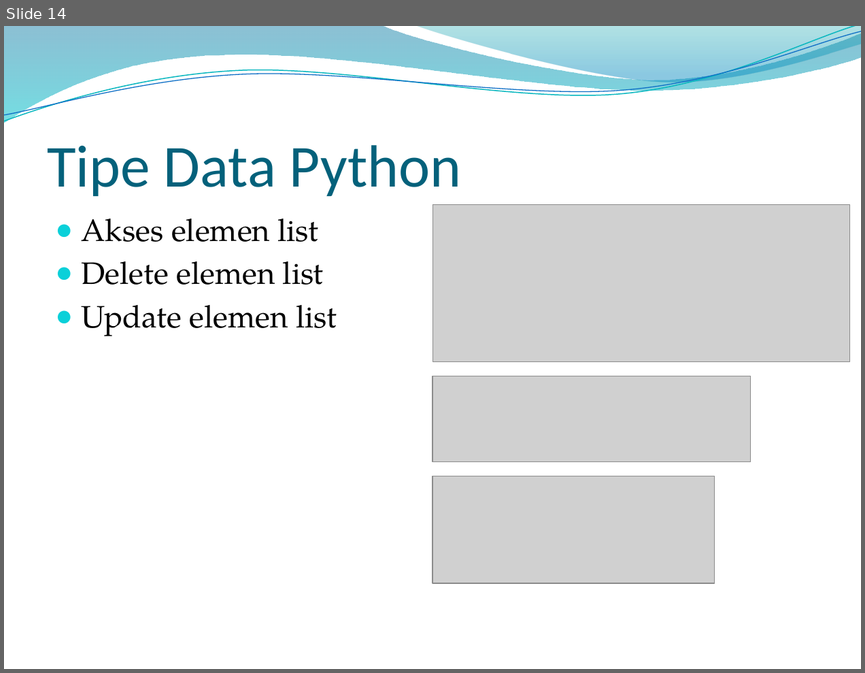
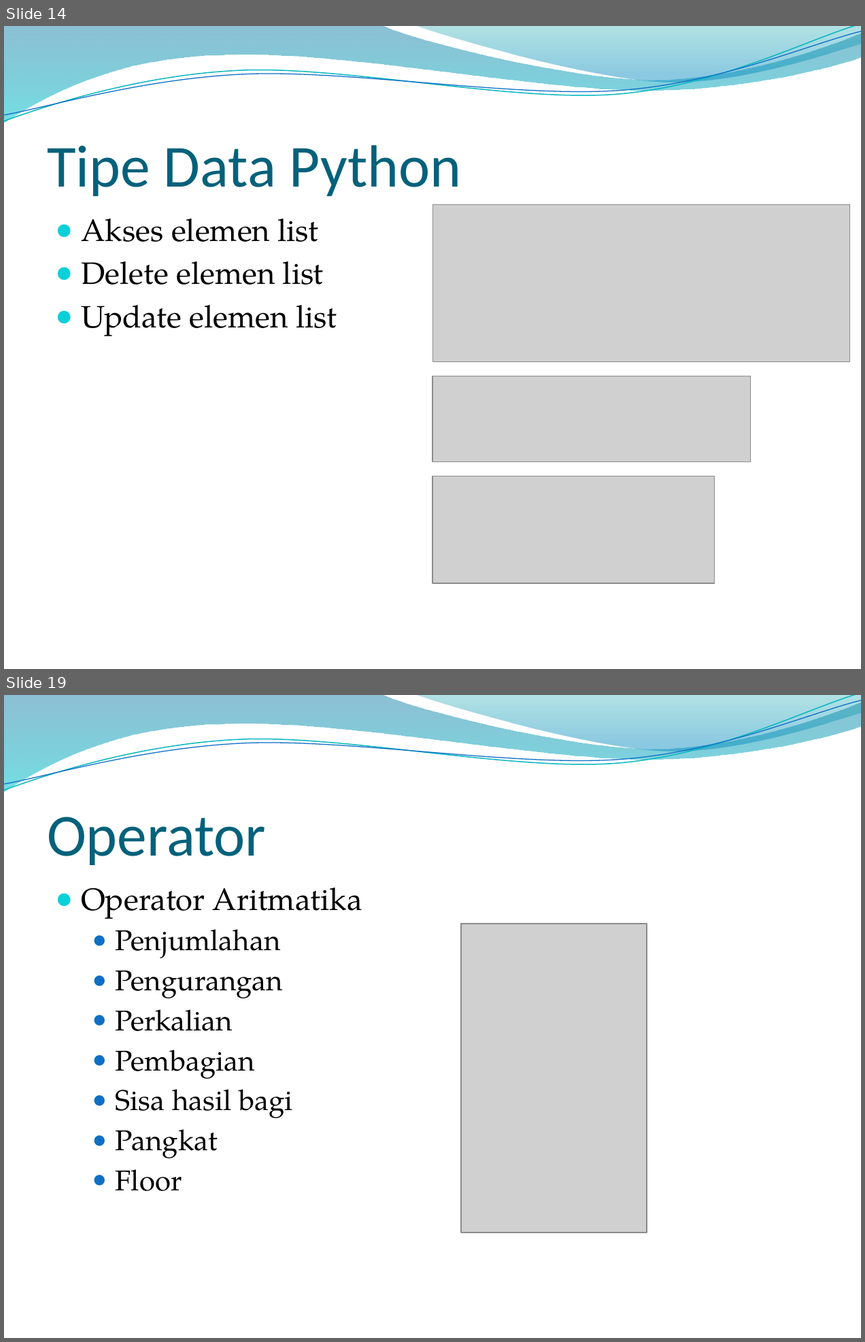
Before and after one commit to dizolette/DeepLearningAlbert, a slide deck: PPT Albertus Dwi S.pptx. Shown one above the other, each under a label of ours: slide 14 before the commit, slides 14 and 19 after it; the slides between them are not shown. The pictures are 865x673 and 865x1342 pixels, drawn with LibreOffice and Linux fonts; fonts in the diff are those of the drawing; grey boxes stand for pictures; background and template pictures are left out. Boxes give left, top, right and bottom in pixels: in the first picture for what was removed or moved away, otherwise in the second. Text is boxed around its words. In the diff, an @@ line names an element or a change of style, - is before the commit and + after.

```diff
--- a/PPT Albertus Dwi S.pptx
+++ b/PPT Albertus Dwi S.pptx
@@ slide 19 added at bbox=[4, 695, 861, 1338], background picture (left out); not listed: 4 template elements that a slide beside it also shows @@
@@ title added at bbox=[47, 817, 266, 865], 50 pt, text #04617B @@
+Operator
@@ text added at bbox=[81, 887, 362, 1191], 24 pt, text #000000 @@
+● Operator Aritmatika
+  ● Penjumlahan
+  ● Pengurangan
+  ● Perkalian
+  ● Pembagian
+  ● Sisa hasil bagi
+  ● Pangkat
+  ● Floor
@@ picture added at bbox=[461, 923, 647, 1232] @@
```
Also in this commit, not shown: 6 slides changed, 10 other slides added.
